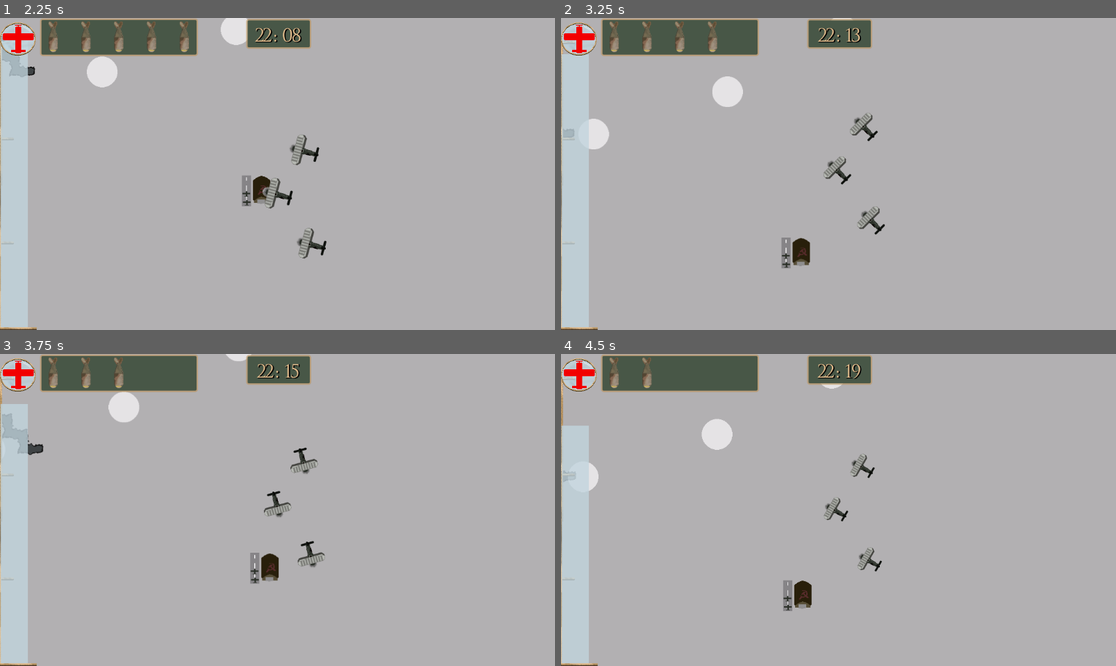
Above: before the commit, frames 1-4 (two rows, left to right).
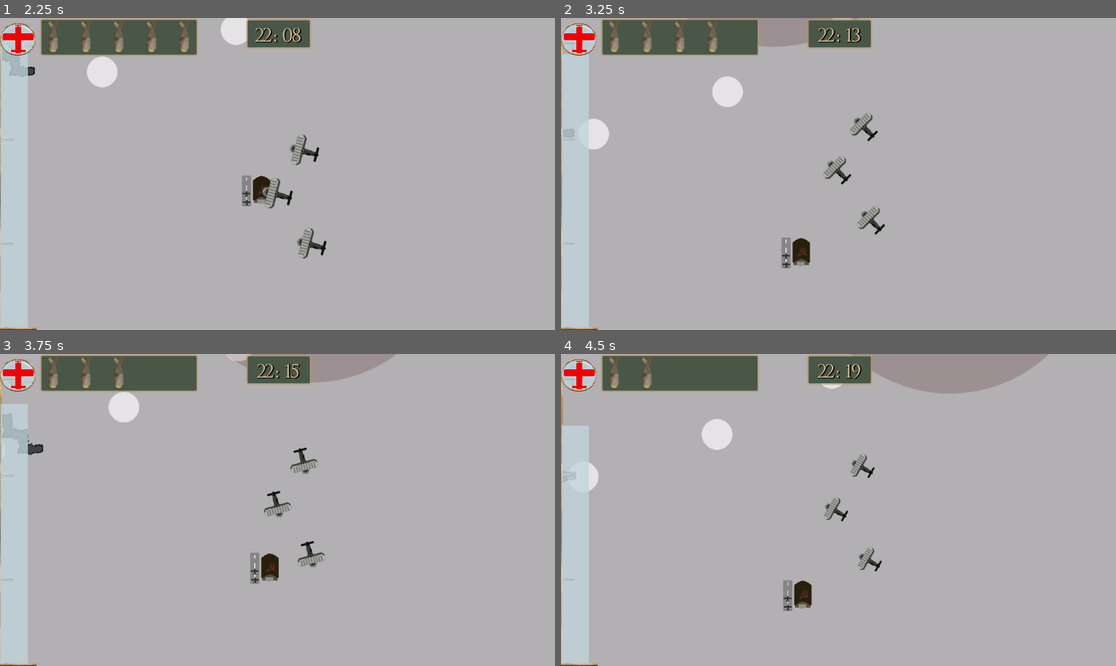
Above: after the commit, the same moments.

Repository: jsteele15/Night-witches
Game: Godot game, scene res://ui/start_menu.tscn
Same seed, same stepped clock (60 frames per second), same inputs: the game is played once before the commit and once after it.
Inputs (mouse positions are in pixels of both pictures, inside the frame that each line leads up to):
- Up to frame 1 (2.25 s): click (138, 71) at 0.5 s; hold Space (bomb) 1.28-2.03 s; hold D (right) from 1.28 s (still down); tap Space (bomb) at 2.1 s
- Up to frame 2 (3.25 s): release D (right) at 2.78 s; hold A (left) from 2.78 s (still down); hold E (engine) from 2.78 s (still down); tap Space (bomb) at 3.05 s
- Up to frame 3 (3.75 s): keep holding A (left); release E (engine) at 3.53 s; tap Space (bomb) at 3.6 s
- Up to frame 4 (4.5 s): keep holding A (left); hold Space (bomb) from 4.28 s (still down)

Frame 1 is identical in both runs. In frame 2, 0.8% of the frame differs, in the area x 22-54%, y 0-10%; in frame 3, 1.1%; in frame 4, 3.0%, in the area x 52-88%, y 0-13%.

Commit message:
red circles
- red circles ect and a thing to show you how to get to the next base

Diff:
--- a/night-witches/characters/enemy_plane.gd
+++ b/night-witches/characters/enemy_plane.gd
@@ -23,6 +23,11 @@
 var angle : float = 0.0
 var acceleration : int = 2000
 
+#radiuses ect
+@onready var small_im : Sprite2D = $AreaSmall
+@onready var med_im : Sprite2D = $AreaMid
+@onready var big_im : Sprite2D = $AreaBig
+
 func _ready() -> void:
 	start_target = target
 
@@ -35,6 +40,7 @@
 	if state == "hunt":
 		_hunt_move(delta)
 
+	_decide_areas()
 
 
 
@@ -102,10 +108,15 @@
 func _decide_if_hunting() -> String:
 	#doing this backwards to give priority to the outside one? not sure if that makes sens
 
+	#im thinking to stop the issue with stopping i need to check if the instance is valid
+	#then revert back to the Vector 2
 	if target is not Vector2 and is_instance_valid(target): # so its an enemy plane
 		if target == GameVars.player:
 			_choose_plane_to_hunt()
 		return "hunt"
+
+	if target is not Vector2 and is_instance_valid(target) == false:
+		return "patr"
 
 	if GameVars.current_sus >= 2 and in_three == true:
 		if target is Vector2:
@@ -123,10 +134,33 @@
 		return "hunt"
 
 
+	return "patr"
 
+func _decide_areas():
+	"""go through the sus meter andturn radious images on and off, turn them all off if hunting"""
+	if target is not Vector2:
+		small_im.visible = false
+		med_im.visible = false
+		big_im.visible = false
+		return
 
+	if GameVars.current_sus == 0:
+		small_im.visible = true
+		med_im.visible = false
+		big_im.visible = false
+		return
 
-	return "patr"
+	if GameVars.current_sus == 1:
+		small_im.visible = false
+		med_im.visible = true
+		big_im.visible = false
+		return
+
+	if GameVars.current_sus >= 2:
+		small_im.visible = false
+		med_im.visible = false
+		big_im.visible = true
+		return
 #
 #
 #	Signals
--- a/night-witches/characters/enemy_plane.tscn
+++ b/night-witches/characters/enemy_plane.tscn
@@ -1,7 +1,10 @@
-[gd_scene load_steps=6 format=3 uid="uid://83ok3xdif8cu"]
+[gd_scene load_steps=9 format=3 uid="uid://83ok3xdif8cu"]
 
 [ext_resource type="Texture2D" uid="uid://jib8ojtsjoih" path="res://assets/img/german plane.png" id="1_7tlso"]
 [ext_resource type="Script" uid="uid://eo1343o6an1" path="res://characters/enemy_plane.gd" id="1_j6yx1"]
+[ext_resource type="Texture2D" uid="uid://cdyy7sht2wwct" path="res://assets/img/area small.png" id="2_7mrjc"]
+[ext_resource type="Texture2D" uid="uid://btio35slj1u6q" path="res://assets/img/area mid.png" id="3_g51sf"]
+[ext_resource type="Texture2D" uid="uid://fn4mkn4gha1k" path="res://assets/img/area big.png" id="4_heprf"]
 
 [sub_resource type="CircleShape2D" id="CircleShape2D_j6yx1"]
 radius = 95.02105
@@ -10,10 +13,19 @@
 radius = 177.00282
 
 [sub_resource type="CircleShape2D" id="CircleShape2D_o4frs"]
-radius = 450.02777
+radius = 299.00168
 
 [node name="enemy_plane" type="CharacterBody2D"]
 script = ExtResource("1_j6yx1")
+
+[node name="AreaSmall" type="Sprite2D" parent="."]
+texture = ExtResource("2_7mrjc")
+
+[node name="AreaMid" type="Sprite2D" parent="."]
+texture = ExtResource("3_g51sf")
+
+[node name="AreaBig" type="Sprite2D" parent="."]
+texture = ExtResource("4_heprf")
 
 [node name="Plane" type="Sprite2D" parent="."]
 rotation = 3.1415927
--- a/night-witches/map/caucasus.tscn
+++ b/night-witches/map/caucasus.tscn
@@ -11,6 +11,7 @@
 [ext_resource type="PackedScene" uid="uid://28grpjl81215" path="res://ui/ui.tscn" id="4_j2od4"]
 [ext_resource type="PackedScene" uid="uid://cshxn2723cs4k" path="res://map/large_building.tscn" id="5_vkc16"]
 [ext_resource type="PackedScene" uid="uid://brh5lddwy2lbe" path="res://ui/sound_system.tscn" id="10_rsjlm"]
+[ext_resource type="PackedScene" uid="uid://c8s0mdh8riamu" path="res://ui/dial.tscn" id="12_0m144"]
 
 [sub_resource type="Compositor" id="Compositor_uk6jo"]
 
@@ -165,3 +166,6 @@
 [node name="ui" parent="." instance=ExtResource("4_j2od4")]
 
 [node name="sound system" parent="." instance=ExtResource("10_rsjlm")]
+
+[node name="dial" parent="." instance=ExtResource("12_0m144")]
+position = Vector2(2235, 588)
--- /dev/null
+++ b/night-witches/ui/dial.gd
@@ -0,0 +1,17 @@
+extends CharacterBody2D
+
+@onready var main : Node2D = self.get_parent()
+var closest_base
+
+func _physics_process(delta: float) -> void:
+	if GameVars.number_of_bombs > -1:
+		self.visible = false
+		return
+	else:
+		self.visible = true
+
+	if GameVars.player != null:
+		self.global_position = GameVars.player.position
+
+	#get a list of all the bases, and then angle it towers that base
+	#main.ground_layer.get_node()
--- /dev/null
+++ b/night-witches/ui/dial.tscn
@@ -0,0 +1,10 @@
+[gd_scene load_steps=3 format=3 uid="uid://c8s0mdh8riamu"]
+
+[ext_resource type="Texture2D" uid="uid://74s5faqnlkid" path="res://assets/img/dial.png" id="1_fgdrt"]
+[ext_resource type="Script" uid="uid://camtq5trvxmyi" path="res://ui/dial.gd" id="1_x8r0a"]
+
+[node name="dial" type="CharacterBody2D"]
+script = ExtResource("1_x8r0a")
+
+[node name="im" type="Sprite2D" parent="."]
+texture = ExtResource("1_fgdrt")
Binary file added: night-witches/assets/img/area big.png
Not shown, added: night-witches/assets/img/area big.png.import
Binary file added: night-witches/assets/img/area mid.png
Not shown, added: night-witches/assets/img/area mid.png.import
Binary file added: night-witches/assets/img/area small.png
Not shown, added: night-witches/assets/img/area small.png.import
Binary file added: night-witches/assets/img/dial.png
Not shown, added: night-witches/assets/img/dial.png.import
Not shown: 1 places in night-witches/map/caucasus.tscn that only renumber resources
Not shown, added: night-witches/ui/dial.gd.uid
